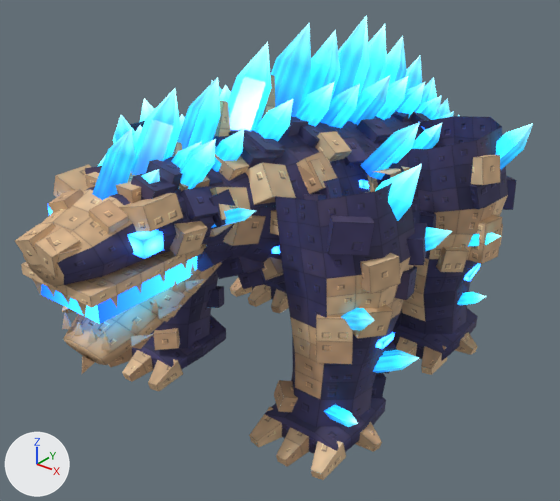
The Blender file assets/CrystalDino/CrystalDino.blend as it was, and as the next commit left it.
Rendered twice from a camera (50 mm lens) standing at (18.4, -25.1, 19.8) and looking at (-1.7, 0.1, 4.2). Arrows for +X, +Y and +Z are at lower left; the lights stay in place. The first picture is the older version.

The older version as bpy lines, for what is in view:
```python
me_crystaldino_body = bpy.data.meshes.new('CrystalDino_Body')
me_crystaldino_body.from_pydata(...)  # 2598 vertices, 1830 faces; spans x -7.1..7.1, y -13.7..20.4, z 0.0..13.1
me_crystaldino_body.materials.append(mat_mat_crystaldino)
me_crystaldino_glow = bpy.data.meshes.new('CrystalDino_Glow')
me_crystaldino_glow.from_pydata(...)  # 1011 vertices, 868 faces; spans x -7.4..7.4, y -12.7..19.8, z 1.5..14.7
me_crystaldino_glow.materials.append(mat_mat_crystaldino_glow)
ob_crystaldino_body = bpy.data.objects.new('CrystalDino_Body', me_crystaldino_body)
ob_crystaldino_body.location = (0.0, 0.0, 0.0)
ob_crystaldino_glow = bpy.data.objects.new('CrystalDino_Glow', me_crystaldino_glow)
ob_crystaldino_glow.location = (0.0, 0.0, 0.0)
```
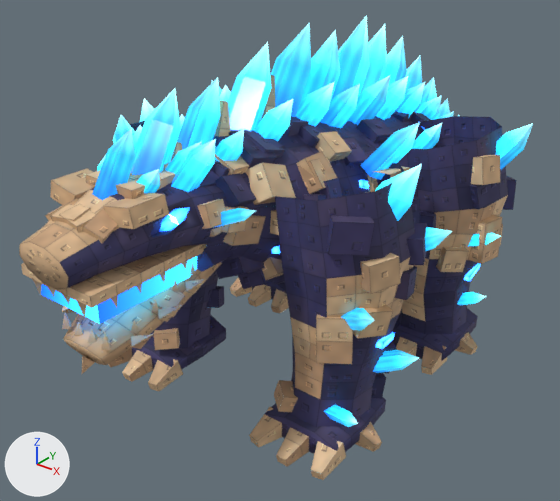
Pixel boxes [x1, y1, x2, y2] of what changed, in the pictures (560 x 501 px; the box of a moved part takes in the faces that stretch with it):
'CrystalDino_Body', reshaped
    before: [15, 75, 516, 480]
    after: [19, 75, 516, 480]
part 1 of me_crystaldino_body, moved or reshaped
    before: [210, 187, 253, 221]
    after: [221, 206, 249, 233]
part 2 of me_crystaldino_body, moved or reshaped (mostly hidden afterwards)
    before: [146, 156, 208, 190]
    after: [210, 160, 221, 171]
part 3 of me_crystaldino_body, moved or reshaped
    before: [180, 186, 220, 221]
    after: [197, 199, 226, 229]
part 4 of me_crystaldino_body, moved or reshaped (mostly hidden afterwards)
    before: [209, 189, 236, 228]
    after: [213, 164, 229, 177]
part 5 of me_crystaldino_body, moved or reshaped
    before: [170, 221, 208, 257]
    after: [215, 173, 256, 207]
part 6 of me_crystaldino_body, moved or reshaped
    before: [89, 199, 129, 234]
    after: [59, 204, 96, 233]
part 7 of me_crystaldino_body, moved or reshaped
    before: [48, 189, 84, 213]
    after: [51, 204, 91, 223]
part 8 of me_crystaldino_body, moved or reshaped
    before: [35, 227, 80, 277]
    after: [82, 208, 118, 244]
part 9 of me_crystaldino_body, moved or reshaped
    before: [15, 223, 56, 265]
    after: [45, 198, 78, 220]
part 10 of me_crystaldino_body, moved or reshaped
    before: [119, 193, 183, 232]
    after: [103, 193, 169, 229]
part 11 of me_crystaldino_body, moved or reshaped
    before: [53, 164, 92, 197]
    after: [50, 168, 93, 205]
part 12 of me_crystaldino_body, deleted
    before: [131, 172, 177, 200]
part 13 of me_crystaldino_body, deleted (mostly hidden)
    before: [85, 166, 102, 174]
part 14 of me_crystaldino_body, moved or reshaped
    before: [23, 177, 210, 287]
    after: [19, 160, 201, 290]
part 15 of me_crystaldino_glow, deleted (cyan)
    before: [127, 230, 164, 259]
part 16 of me_crystaldino_glow, added (cyan)
    after: [160, 207, 190, 231]

What changed in the scene script:
```text
Change me_crystaldino_body:
    remove me_crystaldino_body.from_pydata(...)  # 2598 vertices, 1830 faces; spans x -7.1..7.1, y -13.7..20.4, z 0.0..13.1
    add me_crystaldino_body.from_pydata(...)  # 2587 vertices, 1831 faces; spans x -7.1..7.1, y -13.5..20.4, z 0.0..13.1
    me_crystaldino_body part 1: the loose piece of 8 vertices spanning x 1.3..2.9, y -8.5..-6.8, z 9.1..10.8 is multiplied about its middle by the matrix ((0.64, -0.008, 0.364), (0.019, 0.736, -0.016), (-0.363, 0.023, 0.64)), then moved by (0.1, 0.0, -0.4)
    me_crystaldino_body part 2: the loose piece of 8 vertices spanning x 0.1..1.6, y -9.6..-7.6, z 10.2..11.6 is multiplied about its middle by the matrix ((0.887, 0.106, -0.056), (-0.102, 0.887, 0.062), (0.063, -0.055, 0.891)), then moved by (-0.3, 2.0, -0.4)
    me_crystaldino_body part 3: the loose piece of 8 vertices spanning x 1.1..2.6, y -9.4..-8.2, z 9.6..10.9 is multiplied about its middle by the matrix ((0.779, -0.171, 0.35), (0.174, 0.853, 0.028), (-0.348, 0.045, 0.797)), then moved by (0.3, 0.3, -0.3)
    me_crystaldino_body part 4: the loose piece of 8 vertices spanning x 1.6..2.8, y -8.5..-7.6, z 9.4..10.6 is multiplied about its middle by the matrix ((0.724, -0.104, -0.822), (0.276, 1.059, 0.109), (0.781, -0.278, 0.723)), then moved by (-1.3, 1.3, 0.6)
    me_crystaldino_body part 5: the loose piece of 8 vertices spanning x 1.4..2.7, y -10.1..-9.0, z 9.0..10.2 is multiplied about its middle by the matrix ((0.383, -0.311, -1.028), (0.46, 1.034, -0.141), (0.97, -0.367, 0.472)), then moved by (-0.2, 2.4, 0.5)
    me_crystaldino_body part 6: the loose piece of 8 vertices spanning x 0.3..1.5, y -12.0..-11.1, z 9.8..11.0 is multiplied about its middle by the matrix ((0.996, 0.101, -0.281), (-0.085, 1.034, 0.068), (0.286, -0.042, 0.999)), then moved by (-0.8, -0.5, -0.2)
    me_crystaldino_body part 7: the loose piece of 8 vertices spanning x -1.5..-0.3, y -12.0..-11.1, z 9.8..11.0 is multiplied about its middle by the matrix ((0.996, -0.101, 0.281), (0.085, 1.034, 0.068), (-0.286, -0.042, 0.999)), then moved by (0.8, -0.5, -0.2)
    me_crystaldino_body part 8: the loose piece of 8 vertices spanning x -0.1..1.0, y -13.7..-12.5, z 9.2..10.4 is multiplied about its middle by the matrix ((0.837, -0.235, 0.138), (0.243, 0.845, -0.037), (-0.123, 0.073, 0.868)), then moved by (0.4, 1.3, 0.4)
    me_crystaldino_body part 9: the loose piece of 8 vertices spanning x -1.0..0.1, y -13.7..-12.5, z 9.2..10.4 is multiplied about its middle by the matrix ((0.837, 0.235, -0.138), (-0.243, 0.845, -0.037), (0.123, 0.073, 0.868)), then moved by (-0.4, 1.3, 0.4)
    me_crystaldino_body part 10: the loose piece of 8 vertices spanning x 0.8..2.3, y -11.1..-9.8, z 10.0..11.1 is scaled about its middle by (0.932, 1.07, 0.802), then moved by (-0.3, -0.3, 0.1)
    me_crystaldino_body part 11: the loose piece of 8 vertices spanning x -2.3..-0.8, y -11.1..-9.8, z 10.0..11.1 is scaled about its middle by (0.932, 1.07, 0.802), then moved by (0.3, -0.3, 0.1)
    me_crystaldino_body part 12: the loose piece of 8 vertices spanning x 0.4..1.7, y -10.4..-9.3, z 10.2..11.4 is deleted
    me_crystaldino_body part 13: the loose piece of 8 vertices spanning x -1.7..-0.4, y -10.4..-9.3, z 10.2..11.4 is deleted
    me_crystaldino_body part 14: 18 vertices moved from x -1.6..1.6, y -13.5..-10.7, z 8.6..10.4 to x -1.5..1.5, y -13.5..-10.7, z 8.6..10.4; 37 vertices removed from x -2.7..2.0, y -13.5..-7.9, z 9.0..11.2; 42 vertices added at x -2.1..2.1, y -13.5..-6.2, z 9.1..11.4
    other edits to the shape of me_crystaldino_body do not show in these pictures
Change me_crystaldino_glow:
    remove me_crystaldino_glow.from_pydata(...)  # 1011 vertices, 868 faces; spans x -7.4..7.4, y -12.7..19.8, z 1.5..14.7
    add me_crystaldino_glow.from_pydata(...)  # 1019 vertices, 876 faces; spans x -7.4..7.4, y -12.7..19.8, z 1.5..14.7
    me_crystaldino_glow part 15: the loose piece of 8 vertices spanning x 1.5..2.3, y -11.4..-10.6, z 9.5..10.1 is deleted
    me_crystaldino_glow part 16
    24 vertices are added at x -2.1..2.1, y -10.0..-9.2, z 9.7..10.4
    20 new faces join them
    other edits to the shape of me_crystaldino_glow do not show in these pictures
```
